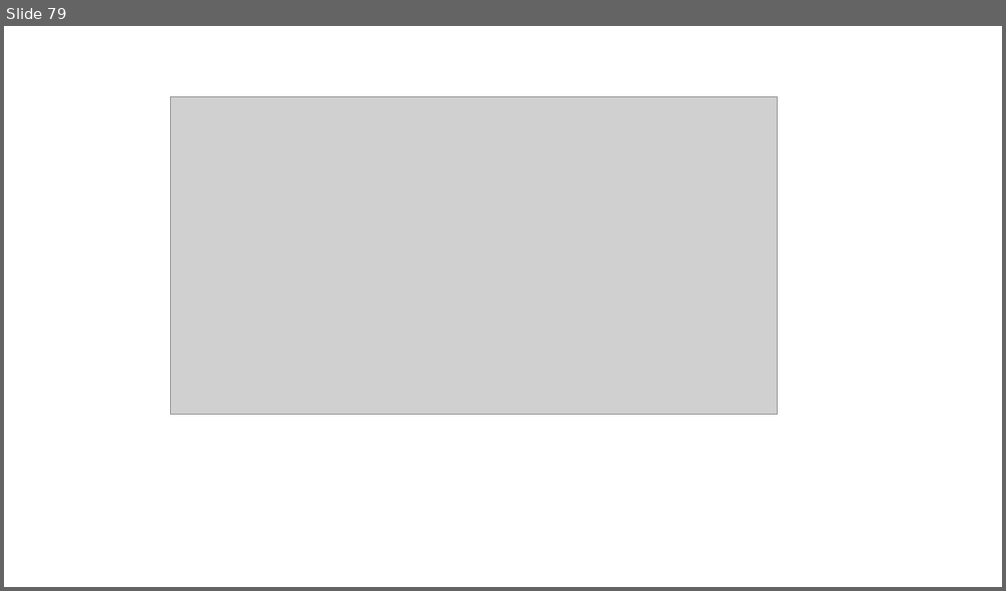
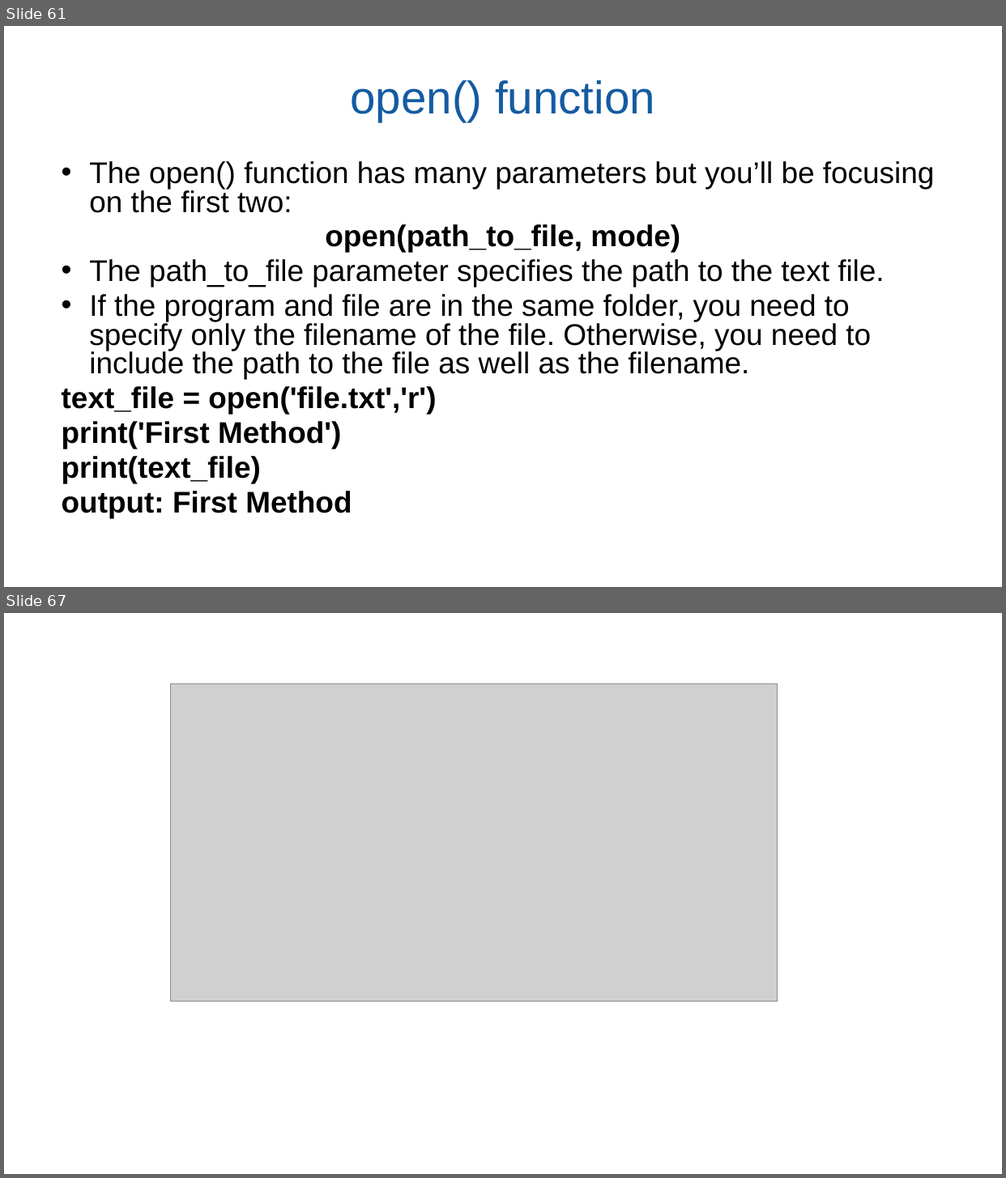
Before and after one commit to S-AMK/S-AMK, a slide deck: UNIT-4.pptx. Shown one above the other, each under a label of ours: slide 79 before the commit, slides 61 and 67 after it; the slides between them are not shown. The pictures are 1006x591 and 1006x1178 pixels, drawn with LibreOffice and Linux fonts; fonts in the diff are those of the drawing; grey boxes stand for pictures. Boxes give left, top, right and bottom in pixels: in the first picture for what was removed or moved away, otherwise in the second. Text is boxed around its words. In the diff, an @@ line names an element or a change of style, - is before the commit and + after.

```diff
--- a/UNIT-4.pptx
+++ b/UNIT-4.pptx
@@ slide 61 added at bbox=[4, 26, 1002, 587], background #FFFFFF @@
@@ title added at bbox=[350, 80, 655, 122], 44 pt, text #145BA2 @@
+open() function
@@ text added at bbox=[62, 161, 935, 518], 28.8 pt, text #000000 @@
+• The open() function has many parameters but you’ll be focusing on the first two:
+open(path_to_file, mode)
+• The path_to_file parameter specifies the path to the text file.
+• If the program and file are in the same folder, you need to specify only the filename of the file. Otherwise, you need to include the path to the file as well as the filename.
+text_file = open('file.txt','r')
+print('First Method')
+print(text_file)
+output: First Method
@@ what was slide 79 is now slide 67 @@
```
Also in this commit, not shown: 49 slides changed, 37 other slides added, 42 slides removed.
